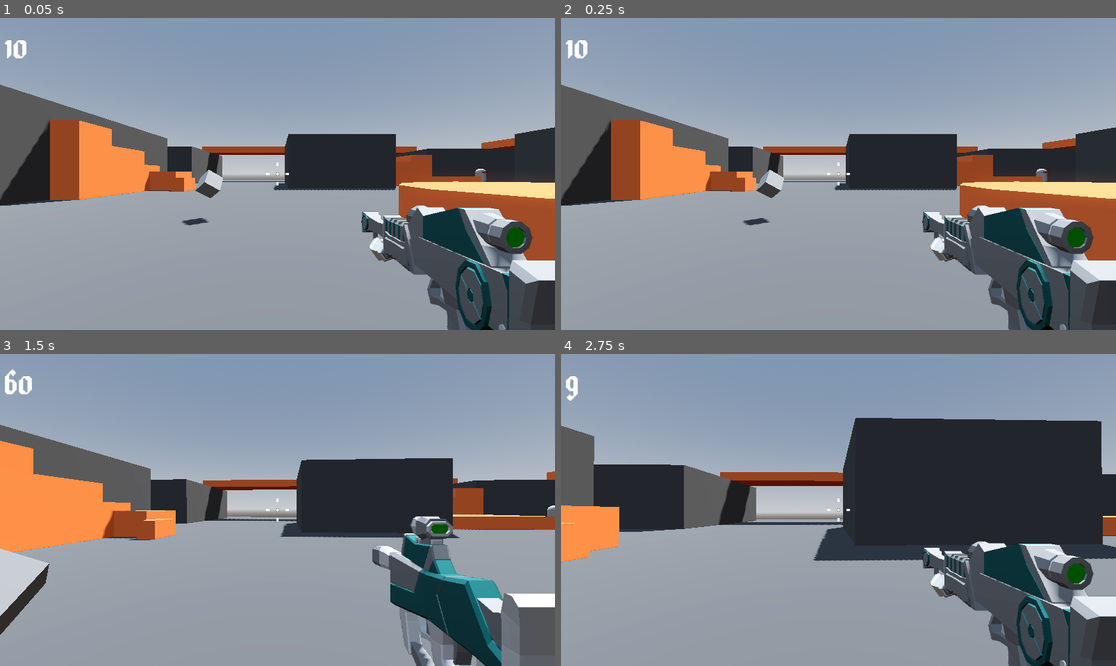
Above: before the commit, frames 1-4 (two rows, left to right).
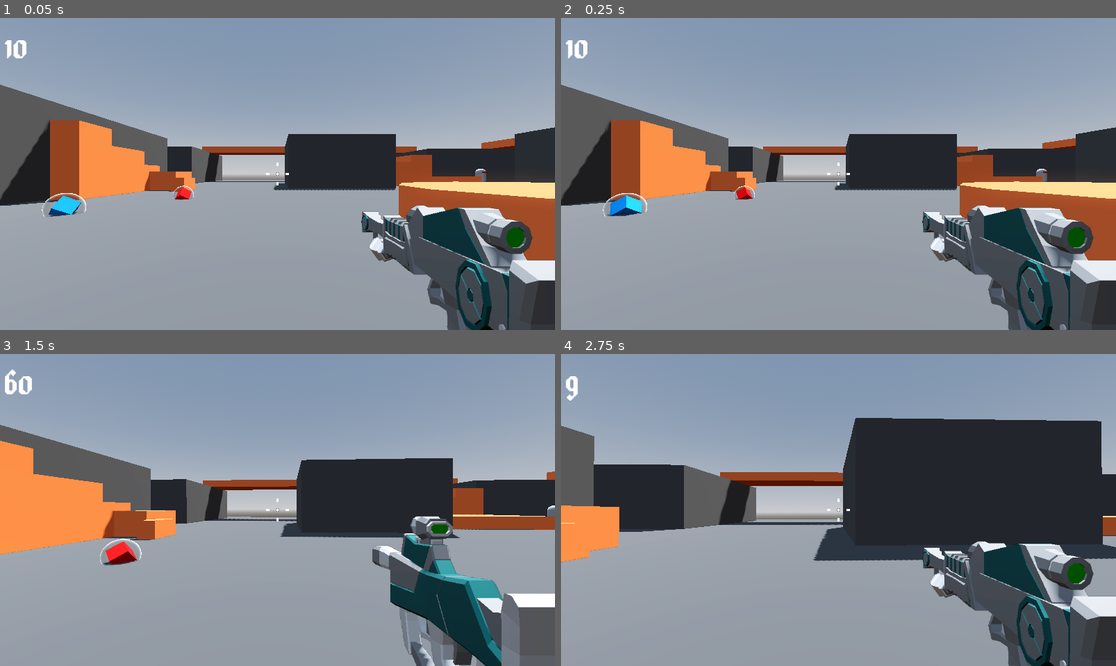
Above: after the commit, the same moments.

Repository: ericvennemeyer/RoboRampage
Game: Godot game, scene res://Levels/sandbox.tscn
Two runs of this game, one before a commit and one after it. Both use one fixed random seed, a clock stepped at 60 frames per second and the inputs below.
Inputs (mouse positions are in pixels of both pictures, inside the frame that each line leads up to):
- Up to frame 1 (0.05 s): no input
- Up to frame 2 (0.25 s): no input
- Up to frame 3 (1.5 s): tap Enter at 0.5 s; move the mouse to (305, 510) at 0.52 s; press the mouse at (305, 510) at 0.53 s; hold W (move_forward) from 0.53 s (still down); tap Space (jump) at 0.77 s; move the mouse to (249, 510) at 1.27 s; release the mouse at (249, 510) at 1.28 s; tap Mouse wheel up (next_weapon) at 1.35 s
- Up to frame 4 (2.75 s): keep holding W (move_forward); tap Space (jump) at 1.52 s; move the mouse to (849, 503) at 2.02 s; hold Mouse wheel down (previous_weapon) from 2.03 s (still down)

The runs differ from the first frame. In frame 1, 0.8% of the frame differs, in the area x 7-41%, y 48-67%; in frame 2, 0.8%; in frame 3, 1.8%, in the area x 0-26%, y 59-90%; in frame 4, nothing differs.

Commit message:
4.27 -- Pickup Visuals and Shaders

Diff:
--- a/Levels/sandbox.tscn
+++ b/Levels/sandbox.tscn
@@ -1,10 +1,11 @@
-[gd_scene load_steps=10 format=3 uid="uid://d1ao36myh77qq"]
+[gd_scene load_steps=11 format=3 uid="uid://d1ao36myh77qq"]
 
 [ext_resource type="PackedScene" uid="uid://f22au7be1on2" path="res://Player/player.tscn" id="1_7t7j1"]
 [ext_resource type="Material" uid="uid://b52ebr2rphali" path="res://Levels/Materials/GrayMaterial.tres" id="1_fmlkh"]
 [ext_resource type="Material" uid="uid://pfrsgew3jh87" path="res://Levels/Materials/OrangeMaterial.tres" id="4_um60u"]
-[ext_resource type="PackedScene" uid="uid://cn0btimh4fxf" path="res://Pickups/pickup.tscn" id="5_forfm"]
+[ext_resource type="PackedScene" uid="uid://bd3f8kccnxiwh" path="res://Pickups/bullet_pickup.tscn" id="5_forfm"]
 [ext_resource type="PackedScene" uid="uid://dultsxxakxmre" path="res://Enemy/enemy.tscn" id="5_um60u"]
+[ext_resource type="PackedScene" uid="uid://mb5oxocp7u2s" path="res://Pickups/small_bullet_pickup.tscn" id="6_o3scy"]
 
 [sub_resource type="ProceduralSkyMaterial" id="ProceduralSkyMaterial_rru0v"]
 sky_horizon_color = Color(0.662243, 0.671743, 0.686743, 1)
@@ -217,5 +218,11 @@
 [node name="Enemy" parent="." instance=ExtResource("5_um60u")]
 transform = Transform3D(1, 0, 0, 0, 1, 0, 0, 0, 1, 19, 1, -11)
 
-[node name="Pickup" parent="." instance=ExtResource("5_forfm")]
-transform = Transform3D(1, 0, 0, 0, 1, 0, 0, 0, 1, -9, 1, 9)
+[node name="Pickups" type="Node3D" parent="."]
+transform = Transform3D(1, 0, 0, 0, 1, 0, 0, 0, 1, -11.9175, 0.183535, 7.37149)
+
+[node name="BulletPickup" parent="Pickups" instance=ExtResource("5_forfm")]
+transform = Transform3D(1, 0, 0, 0, 1, 0, 0, 0, 1, 0, 0, -3)
+
+[node name="SmallBulletPickup" parent="Pickups" instance=ExtResource("6_o3scy")]
+transform = Transform3D(1, 0, 0, 0, 1, 0, 0, 0, 1, -2, 0, 1)
--- /dev/null
+++ b/Pickups/FresnelAura.tres
@@ -0,0 +1,40 @@
+[gd_resource type="VisualShader" load_steps=4 format=3 uid="uid://df7hmg0cumiqg"]
+
+[sub_resource type="VisualShaderNodeFresnel" id="VisualShaderNodeFresnel_6hayq"]
+default_input_values = [2, false, 3, 2.0]
+
+[sub_resource type="VisualShaderNodeColorConstant" id="VisualShaderNodeColorConstant_6hayq"]
+constant = Color(1, 0, 0, 1)
+
+[sub_resource type="VisualShaderNodeColorConstant" id="VisualShaderNodeColorConstant_jidgc"]
+constant = Color(4.04298e-06, 0.56802, 0.799621, 1)
+
+[resource]
+code = "shader_type spatial;
+render_mode blend_mix, depth_draw_opaque, cull_back, diffuse_lambert, specular_schlick_ggx;
+
+
+
+
+void fragment() {
+// Fresnel:2
+	float n_in2p3 = 2.00000;
+	float n_out2p0 = pow(1.0 - clamp(dot(NORMAL, VIEW), 0.0, 1.0), n_in2p3);
+
+
+// Output:0
+	ALBEDO = vec3(n_out2p0);
+	ALPHA = n_out2p0;
+	EMISSION = vec3(n_out2p0);
+
+
+}
+"
+graph_offset = Vector2(-349.491, 7.98816)
+nodes/fragment/2/node = SubResource("VisualShaderNodeFresnel_6hayq")
+nodes/fragment/2/position = Vector2(-280, 160)
+nodes/fragment/3/node = SubResource("VisualShaderNodeColorConstant_6hayq")
+nodes/fragment/3/position = Vector2(-260, 540)
+nodes/fragment/4/node = SubResource("VisualShaderNodeColorConstant_jidgc")
+nodes/fragment/4/position = Vector2(-260, 700)
+nodes/fragment/connections = PackedInt32Array(2, 0, 0, 1, 2, 0, 0, 0, 2, 0, 0, 5)
--- /dev/null
+++ b/Pickups/bullet_pickup.tscn
@@ -0,0 +1,13 @@
+[gd_scene load_steps=3 format=3 uid="uid://bd3f8kccnxiwh"]
+
+[ext_resource type="PackedScene" uid="uid://cn0btimh4fxf" path="res://Pickups/pickup.tscn" id="1_swloh"]
+
+[sub_resource type="StandardMaterial3D" id="StandardMaterial3D_swloh"]
+albedo_color = Color(1, 0, 0, 1)
+
+[node name="BulletPickup" instance=ExtResource("1_swloh")]
+amount = 10
+
+[node name="AmmoMesh" parent="." index="0"]
+transform = Transform3D(0.707107, -0.707107, 0, 0.5, 0.5, -0.707107, 0.5, 0.5, 0.707107, 0, 0, 0)
+material_override = SubResource("StandardMaterial3D_swloh")
--- a/Pickups/pickup.tscn
+++ b/Pickups/pickup.tscn
@@ -1,12 +1,57 @@
-[gd_scene load_steps=4 format=3 uid="uid://cn0btimh4fxf"]
+[gd_scene load_steps=10 format=3 uid="uid://cn0btimh4fxf"]
 
 [ext_resource type="Script" uid="uid://d1pba8e03pkc5" path="res://Pickups/pickup.gd" id="1_0pywb"]
+[ext_resource type="Shader" uid="uid://df7hmg0cumiqg" path="res://Pickups/FresnelAura.tres" id="2_vx7qd"]
 
 [sub_resource type="BoxMesh" id="BoxMesh_j6dbu"]
 size = Vector3(0.5, 0.5, 0.5)
 
 [sub_resource type="SphereShape3D" id="SphereShape3D_j6dbu"]
 radius = 1.0
+
+[sub_resource type="Animation" id="Animation_0pywb"]
+resource_name = "idle"
+loop_mode = 1
+step = 0.1
+tracks/0/type = "value"
+tracks/0/imported = false
+tracks/0/enabled = true
+tracks/0/path = NodePath("AmmoMesh:rotation")
+tracks/0/interp = 1
+tracks/0/loop_wrap = true
+tracks/0/keys = {
+"times": PackedFloat32Array(0, 1),
+"transitions": PackedFloat32Array(-2, -2),
+"update": 0,
+"values": [Vector3(0.785398, 0, 0.785398), Vector3(0.785398, 6.28319, 0.785398)]
+}
+
+[sub_resource type="Animation" id="Animation_vx7qd"]
+length = 0.001
+tracks/0/type = "value"
+tracks/0/imported = false
+tracks/0/enabled = true
+tracks/0/path = NodePath("AmmoMesh:rotation")
+tracks/0/interp = 1
+tracks/0/loop_wrap = true
+tracks/0/keys = {
+"times": PackedFloat32Array(0),
+"transitions": PackedFloat32Array(1),
+"update": 0,
+"values": [Vector3(0.785398, 0, 0.785398)]
+}
+
+[sub_resource type="AnimationLibrary" id="AnimationLibrary_vx7qd"]
+_data = {
+&"RESET": SubResource("Animation_vx7qd"),
+&"idle": SubResource("Animation_0pywb")
+}
+
+[sub_resource type="ShaderMaterial" id="ShaderMaterial_x5h4h"]
+render_priority = 0
+shader = ExtResource("2_vx7qd")
+
+[sub_resource type="SphereMesh" id="SphereMesh_0pywb"]
 
 [node name="Pickup" type="Area3D"]
 script = ExtResource("1_0pywb")
@@ -18,4 +63,14 @@
 [node name="CollisionShape3D" type="CollisionShape3D" parent="."]
 shape = SubResource("SphereShape3D_j6dbu")
 
+[node name="AnimationPlayer" type="AnimationPlayer" parent="."]
+libraries = {
+&"": SubResource("AnimationLibrary_vx7qd")
+}
+autoplay = "idle"
+
+[node name="FresnelAura" type="MeshInstance3D" parent="."]
+material_override = SubResource("ShaderMaterial_x5h4h")
+mesh = SubResource("SphereMesh_0pywb")
+
 [connection signal="body_entered" from="." to="." method="_on_body_entered"]
--- /dev/null
+++ b/Pickups/small_bullet_pickup.tscn
@@ -0,0 +1,14 @@
+[gd_scene load_steps=3 format=3 uid="uid://mb5oxocp7u2s"]
+
+[ext_resource type="PackedScene" uid="uid://cn0btimh4fxf" path="res://Pickups/pickup.tscn" id="1_wtluv"]
+
+[sub_resource type="StandardMaterial3D" id="StandardMaterial3D_wtluv"]
+albedo_color = Color(0, 0.55, 1, 1)
+
+[node name="SmallBulletPickup" instance=ExtResource("1_wtluv")]
+ammo_type = 1
+amount = 60
+
+[node name="AmmoMesh" parent="." index="0"]
+transform = Transform3D(0.707107, -0.707107, 0, 0.5, 0.5, -0.707107, 0.5, 0.5, 0.707107, 0, 0, 0)
+material_override = SubResource("StandardMaterial3D_wtluv")
